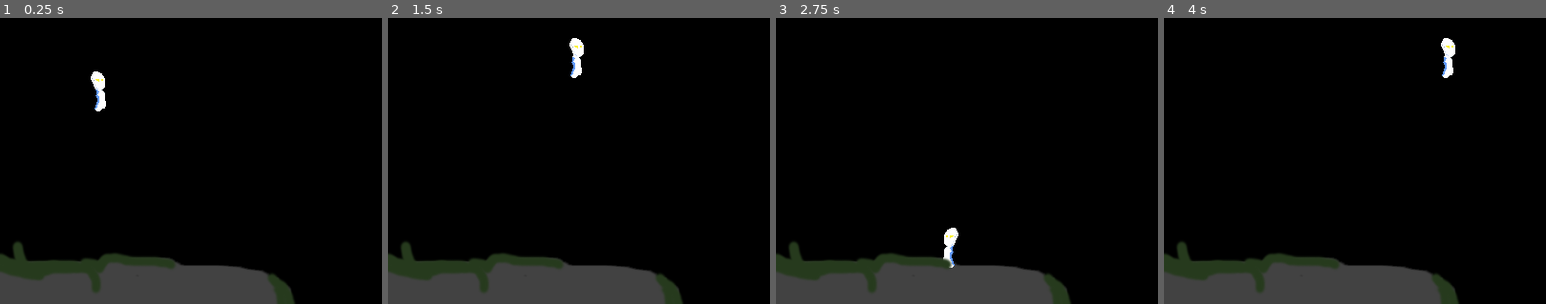
Above: before the commit, frames 1-4 (left to right).
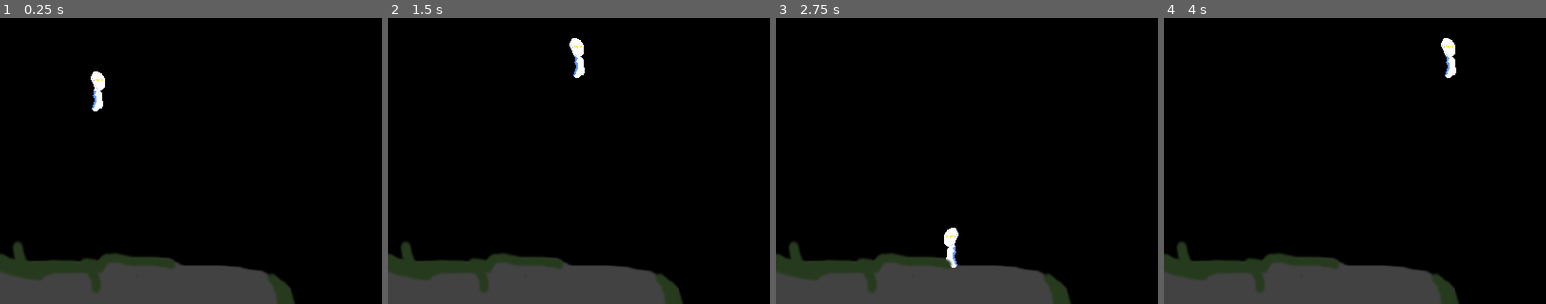
Above: after the commit, the same moments.

Repository: Axeltherabbit/ld47
Game: Godot game, scene res://scenes/cave.tscn
Same seed, same stepped clock (60 frames per second), same inputs: the game is played once before the commit and once after it. This scene is started directly instead of the project's main scene.
Inputs:
- Up to frame 1 (0.25 s): no input
- Up to frame 2 (1.5 s): hold N 0.53-1.28 s; hold D from 0.53 s (still down); tap Space at 0.77 s; tap Y at 1.35 s
- Up to frame 3 (2.75 s): tap Space at 1.52 s; release D at 2.03 s; hold A from 2.03 s (still down); hold E from 2.03 s (still down)
- Up to frame 4 (4 s): release A at 2.78 s; release E at 2.78 s; hold D from 2.78 s (still down); tap N at 2.85 s; tap Space at 3.02, 3.77 s; hold Y from 3.53 s (still down)
The pictures show only the part of the screen within x 23-73%, y 40-90%; the shares and areas given below are measured in that part.

The runs differ from the first frame. In frame 1, 0.2% of the frame differs, in the area x 24-28%, y 24-33%; in frame 2, 0.2%; in frame 3, 0.1%; in frame 4, 0.2%.

Commit message:
fixed the bug that caused problems with the web export

Diff:
--- a/scenes/pg.tscn
+++ b/scenes/pg.tscn
@@ -32,6 +32,7 @@
 
 [node name="AnimatedSprite" type="AnimatedSprite" parent="."]
 frames = SubResource( 3 )
+frame = 1
 playing = true
 
 [node name="CollisionShape2D" type="CollisionShape2D" parent="."]
--- a/scripts/pg.gd
+++ b/scripts/pg.gd
@@ -23,7 +23,7 @@
 	jumpkey = Input.is_key_pressed(KEY_SPACE)
 
 
-func _process(delta):
+func _physics_process(delta):
 	if movement.x < 0 : sprite.set_flip_h(true)
 	else : sprite.set_flip_h(false)
 
